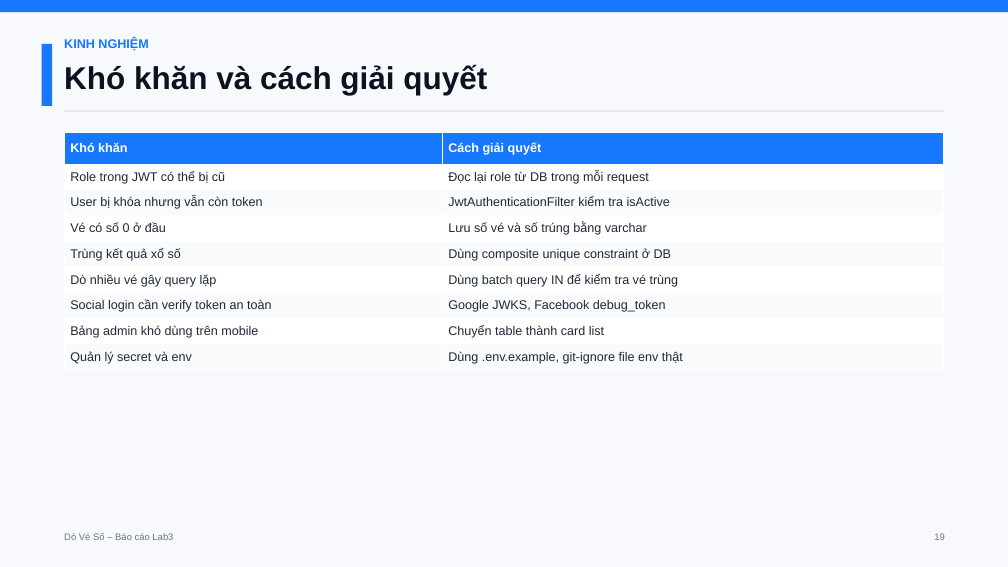
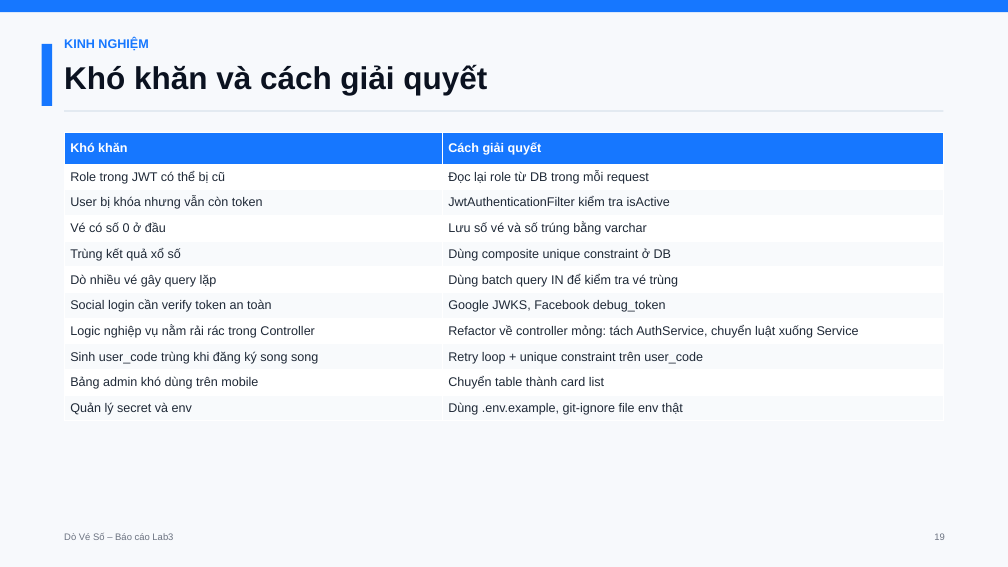
Before and after one commit to Stratoze/lab301, a slide deck: slide 19 of Task 9/Presentation/DoVeSo_BaoCao_Lab3.pptx. Drawn at 1008x567 pixels with LibreOffice and Linux fonts; fonts in the diff are those of the drawing. Boxes give left, top, right and bottom in pixels: in the first picture for what was removed or moved away, otherwise in the second. Text is boxed around its words. In the diff, an @@ line names an element or a change of style, - is before the commit and + after.

```diff
--- a/Task 9/Presentation/DoVeSo_BaoCao_Lab3.pptx
+++ b/Task 9/Presentation/DoVeSo_BaoCao_Lab3.pptx
@@ table at (64, 132, 944, 421) @@
+row 8: Logic nghiệp vụ nằm rải rác trong Controller | Refactor về controller mỏng: tách AuthService, chuyển luật xuống Service
+row 9: Sinh user_code trùng khi đăng ký song song | Retry loop + unique constraint trên user_code
```
Also in this commit, not shown: 11 other slides changed, 6 other files.
